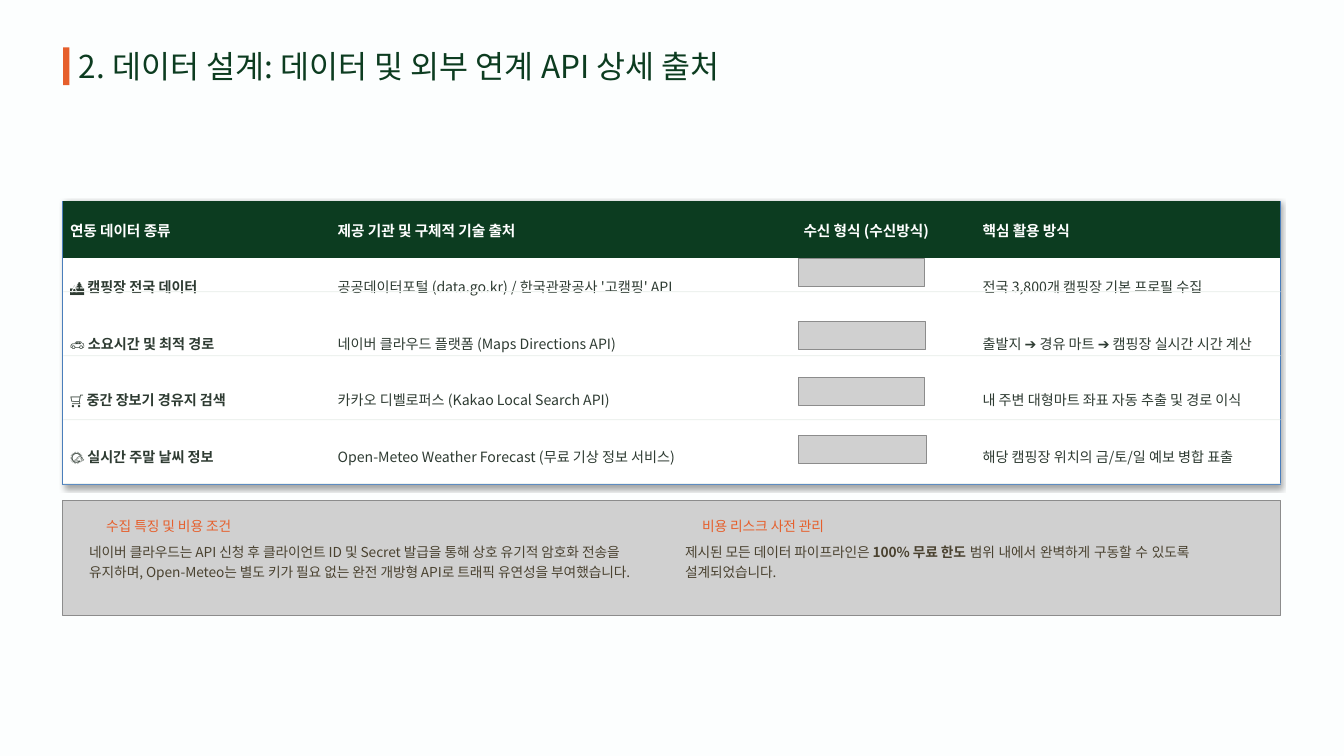
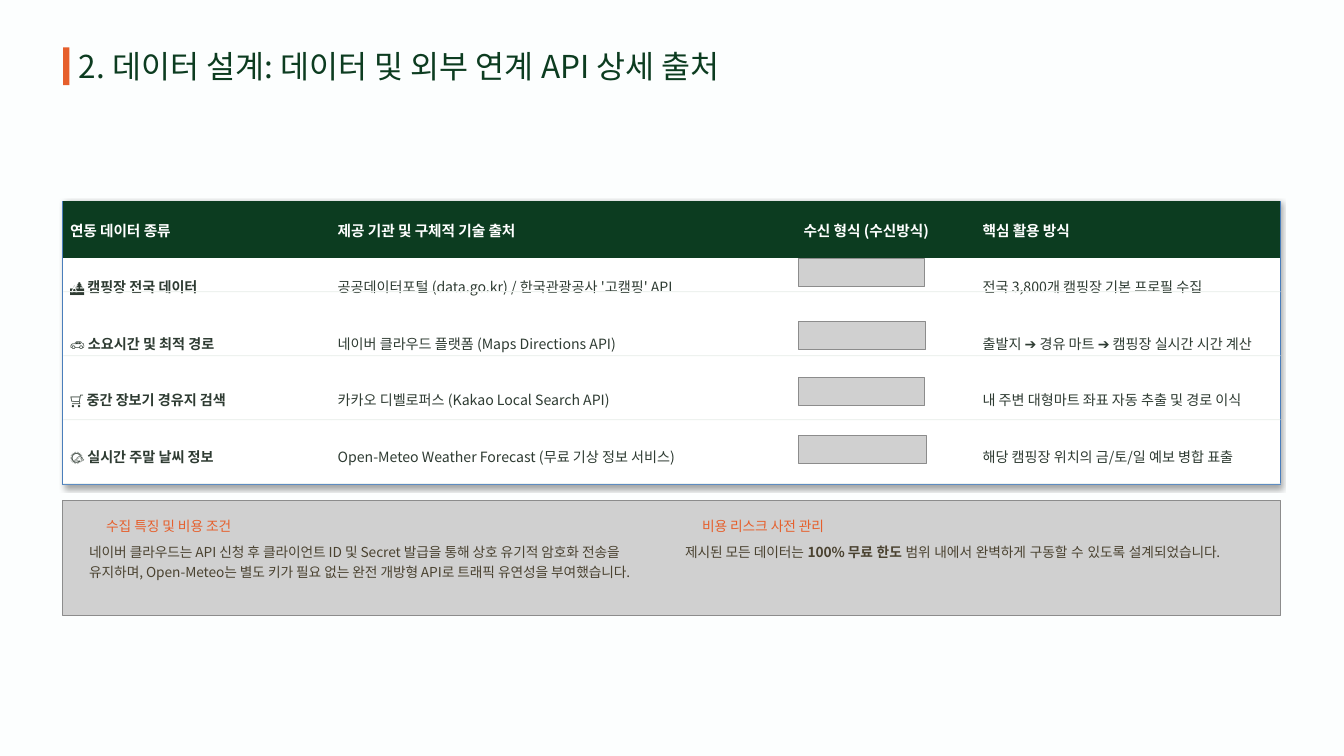
Before and after one commit to leejw4992-a11y/camping_scrapper, a slide deck: slide 4 of 캠핑_17기이정우.pptx. Drawn at 1344x756 pixels with LibreOffice and Linux fonts; fonts in the diff are those of the drawing; grey boxes stand for pictures; background and template pictures are left out. Boxes give left, top, right and bottom in pixels: in the first picture for what was removed or moved away, otherwise in the second. Text is boxed around its words. In the diff, an @@ line names an element or a change of style, - is before the commit and + after.

```diff
--- a/캠핑_17기이정우.pptx
+++ b/캠핑_17기이정우.pptx
@@ text at <box>685,545,1220,558</box>: text changed @@
-제시된 모든 데이터 파이프라인은 100% 무료 한도 범위 내에서 완벽하게 구동할 수 있도록 설계되었습니다.
+제시된 모든 데이터는 100% 무료 한도 범위 내에서 완벽하게 구동할 수 있도록 설계되었습니다.
```
Also in this commit, not shown: 6 other slides changed, 5 other files.
